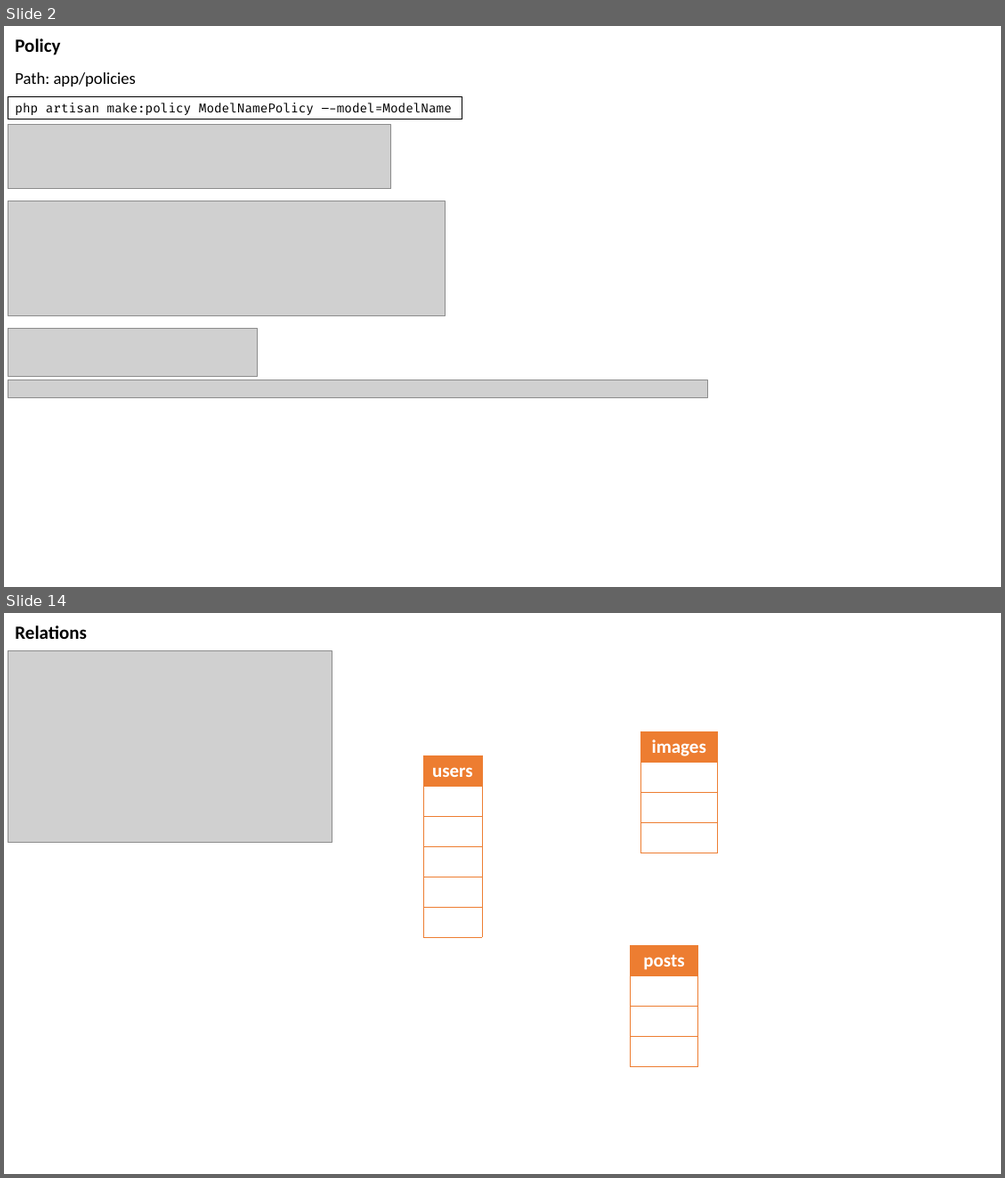
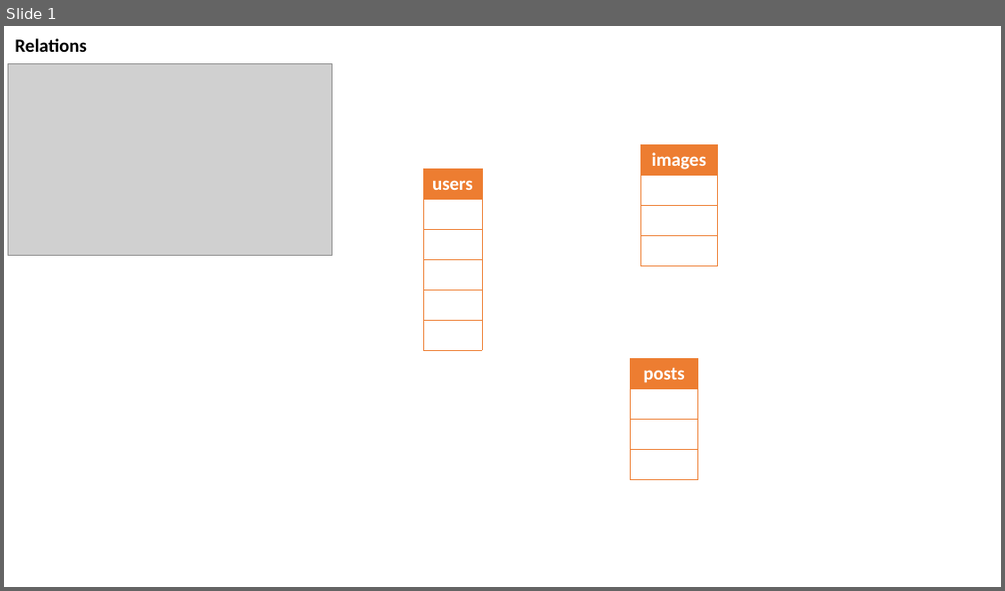
Before and after one commit to MohammadFAHssn/Udemy--Lets-Learn-Laravel--A-Guided-Path-For-Beginners, a slide deck: Presentation1.pptx. Shown one above the other, each under a label of ours: slides 2 and 14 before the commit, slide 1 after it; the slides between them are not shown. The pictures are 1005x1178 and 1005x591 pixels, drawn with LibreOffice and Linux fonts; fonts in the diff are those of the drawing; grey boxes stand for pictures. Boxes give left, top, right and bottom in pixels: in the first picture for what was removed or moved away, otherwise in the second. Text is boxed around its words. In the diff, an @@ line names an element or a change of style, - is before the commit and + after.

```diff
--- a/Presentation1.pptx
+++ b/Presentation1.pptx
@@ slide 2 removed at <box>4,26,1001,587</box>, background #FFFFFF @@
@@ text removed at <box>15,38,60,55</box> @@
-Policy
@@ text removed at <box>15,72,136,87</box> @@
-Path: app/policies
@@ rectangle removed at <box>8,96,462,119</box> @@
-php artisan make:policy ModelNamePolicy –-model=ModelName
@@ picture removed at <box>8,125,391,189</box> @@
@@ picture removed at <box>8,201,445,315</box> @@
@@ picture removed at <box>8,328,258,376</box> @@
@@ picture removed at <box>8,379,708,397</box> @@
@@ what was slide 14 is now slide 1 @@
```
Also in this commit, not shown: 12 other slides removed, 16 other files.
